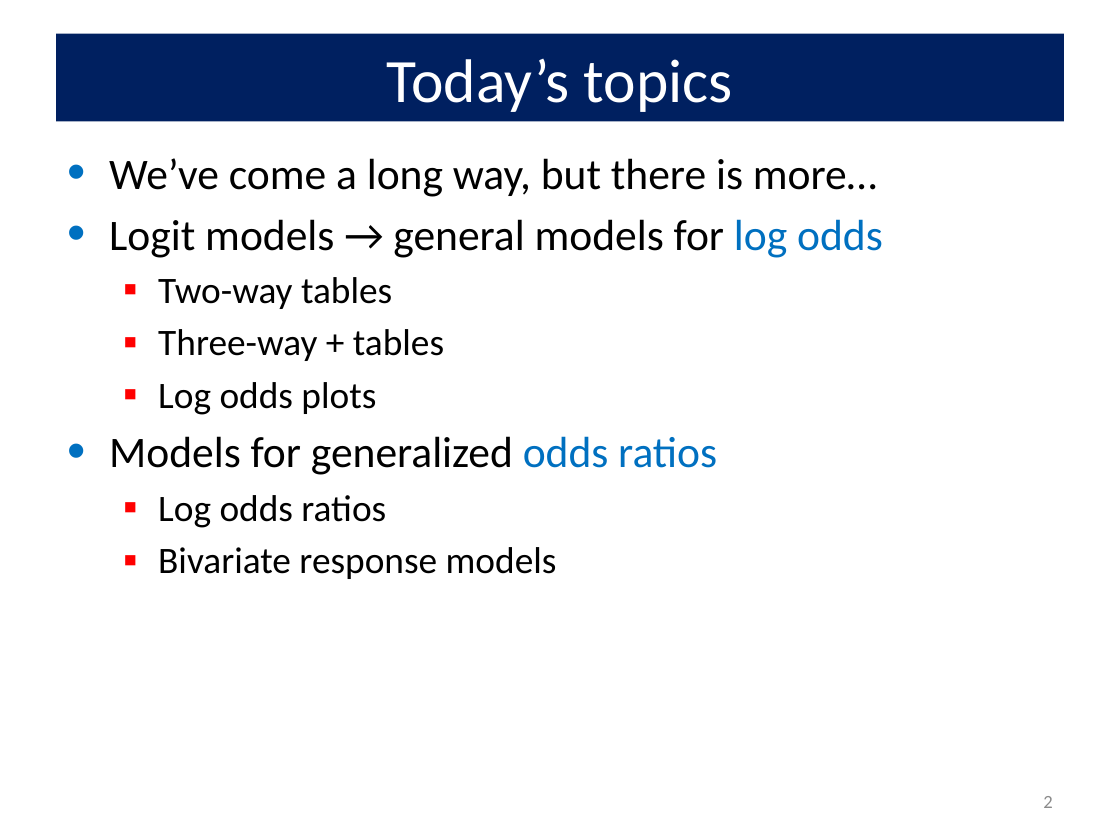
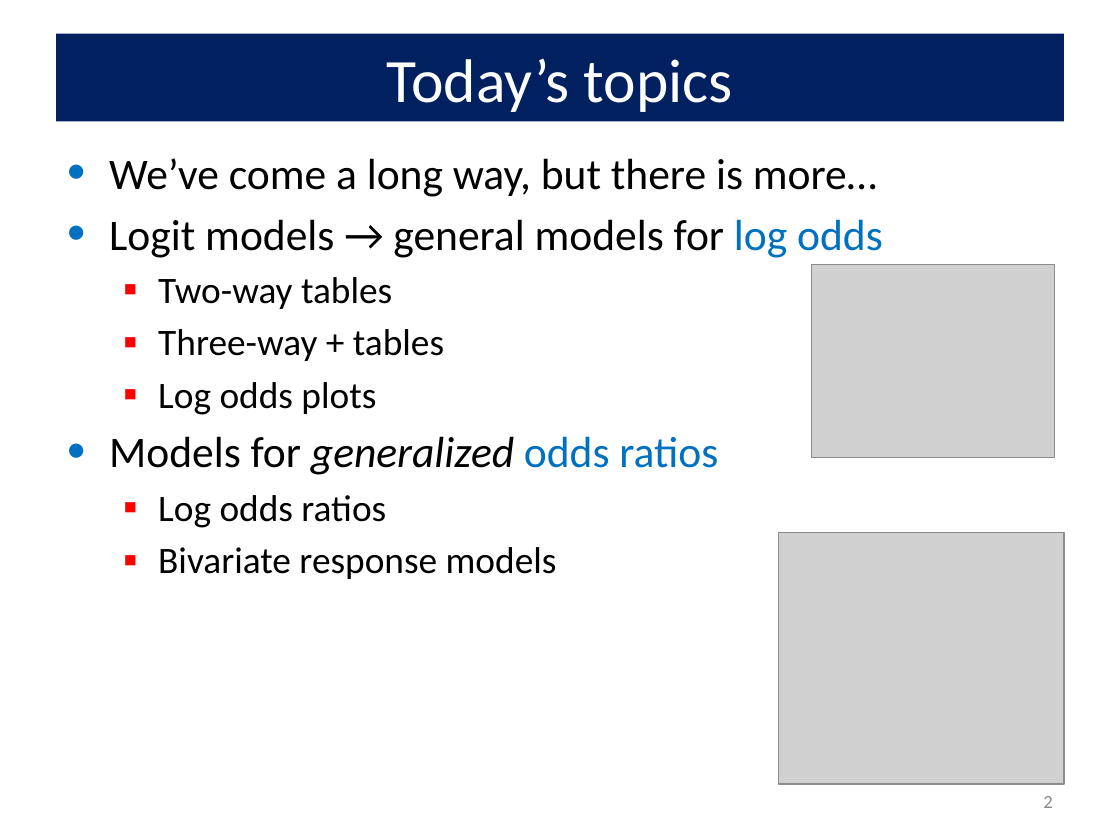
Before and after one commit to friendly/psy6136, a slide deck: slide 2 of lectures/10-Log-Odds.pptx. Drawn at 1120x840 pixels with LibreOffice and Linux fonts; fonts in the diff are those of the drawing; grey boxes stand for pictures. Boxes give left, top, right and bottom in pixels: in the first picture for what was removed or moved away, otherwise in the second. Text is boxed around its words. In the diff, an @@ line names an element or a change of style, - is before the commit and + after.

```diff
--- a/lectures/10-Log-Odds.pptx
+++ b/lectures/10-Log-Odds.pptx
@@ picture added at bbox=[812, 264, 1055, 457] @@
@@ text at bbox=[109, 436, 718, 475]: italic on in "generalized" @@
@@ picture added at bbox=[778, 532, 1064, 784] @@
```
Also in this commit, not shown: 17 other slides changed, 7 slides added, 7 other files.
